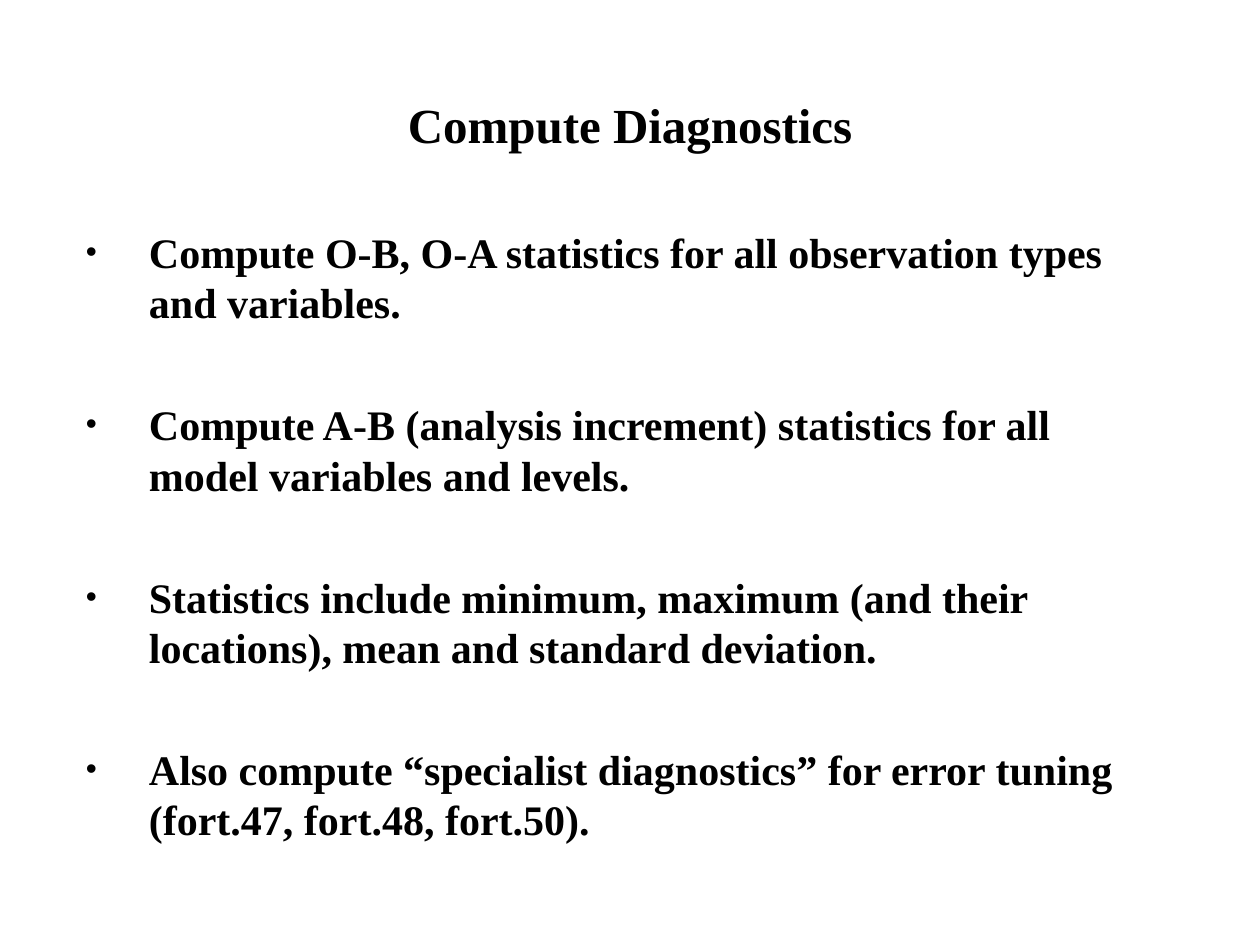
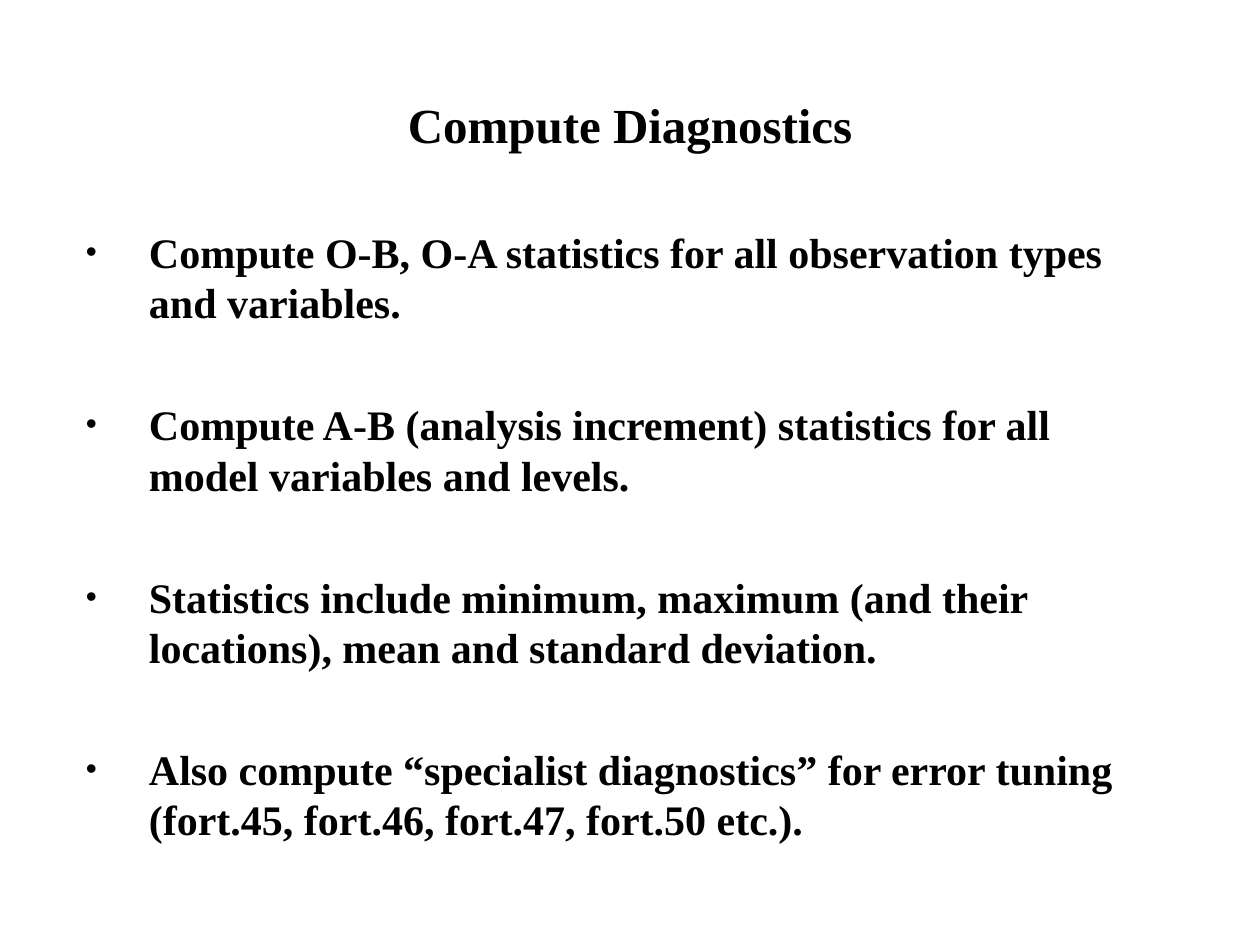
Before and after one commit to wrf-model/WRFDA, a slide deck: slide 35 of doc/da_tutorial/wrfvar-system.ppt. Drawn at 1260x945 pixels with LibreOffice and Linux fonts; fonts in the diff are those of the drawing. Boxes give left, top, right and bottom in pixels: in the first picture for what was removed or moved away, otherwise in the second. Text is boxed around its words. In the diff, an @@ line names an element or a change of style, - is before the commit and + after.

```diff
--- a/doc/da_tutorial/wrfvar-system.ppt
+++ b/doc/da_tutorial/wrfvar-system.ppt
@@ text at (149, 755, 1113, 844): text changed @@
-• Also compute “specialist diagnostics” for error tuning (fort.47, fort.48, fort.50).
+• Also compute “specialist diagnostics” for error tuning (fort.45, fort.46, fort.47, fort.50 etc.).
```
Also in this commit, not shown: 9 other slides changed, 1 other file.
